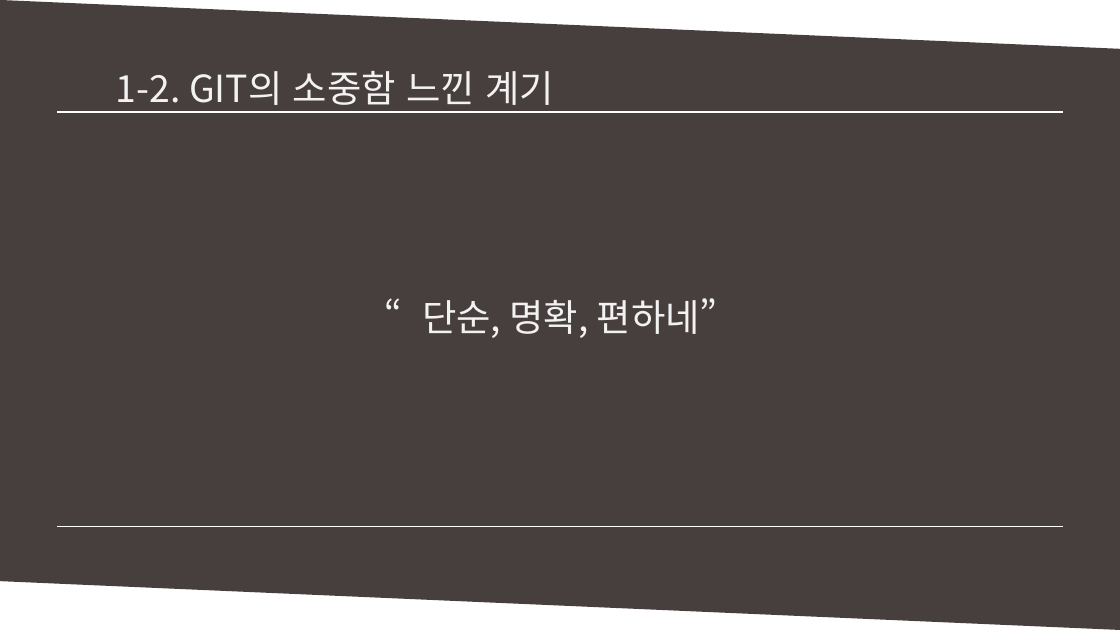
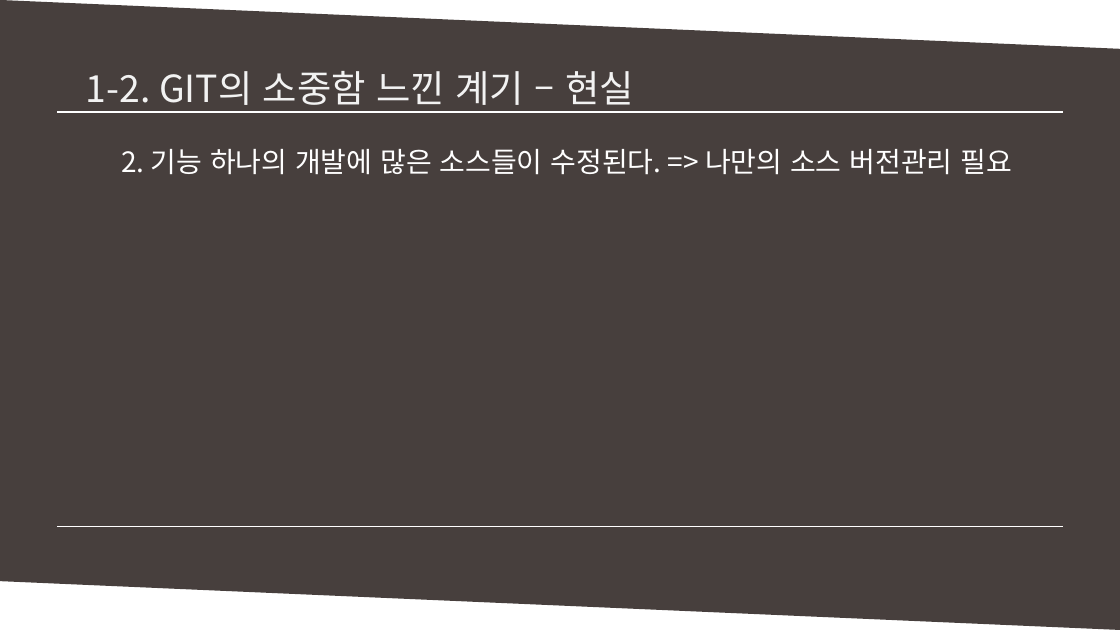
Before and after one commit to MinSikMoon/pptgit, a slide deck: slide 10 of git발표.pptx (slide 6 before the commit). Drawn at 1120x630 pixels with LibreOffice and Linux fonts; fonts in the diff are those of the drawing. Boxes give left, top, right and bottom in pixels: in the first picture for what was removed or moved away, otherwise in the second. Text is boxed around its words. In the diff, an @@ line names an element or a change of style, - is before the commit and + after.

```diff
--- a/git발표.pptx
+++ b/git발표.pptx
@@ text at <box>86,71,634,112</box>: text changed @@
-1-2. GIT의 소중함 느낀 계기
+1-2. GIT의 소중함 느낀 계기 – 현실
@@ text added at <box>121,149,1012,175</box>, 18 pt, text #FFFFFF @@
+2. 기능 하나의 개발에 많은 소스들이 수정된다. => 나만의 소스 버전관리 필요
@@ text removed at <box>422,298,718,338</box> @@
-“단순, 명확, 편하네”
```
Also in this commit, not shown: 4 other slides changed, 4 slides added.
